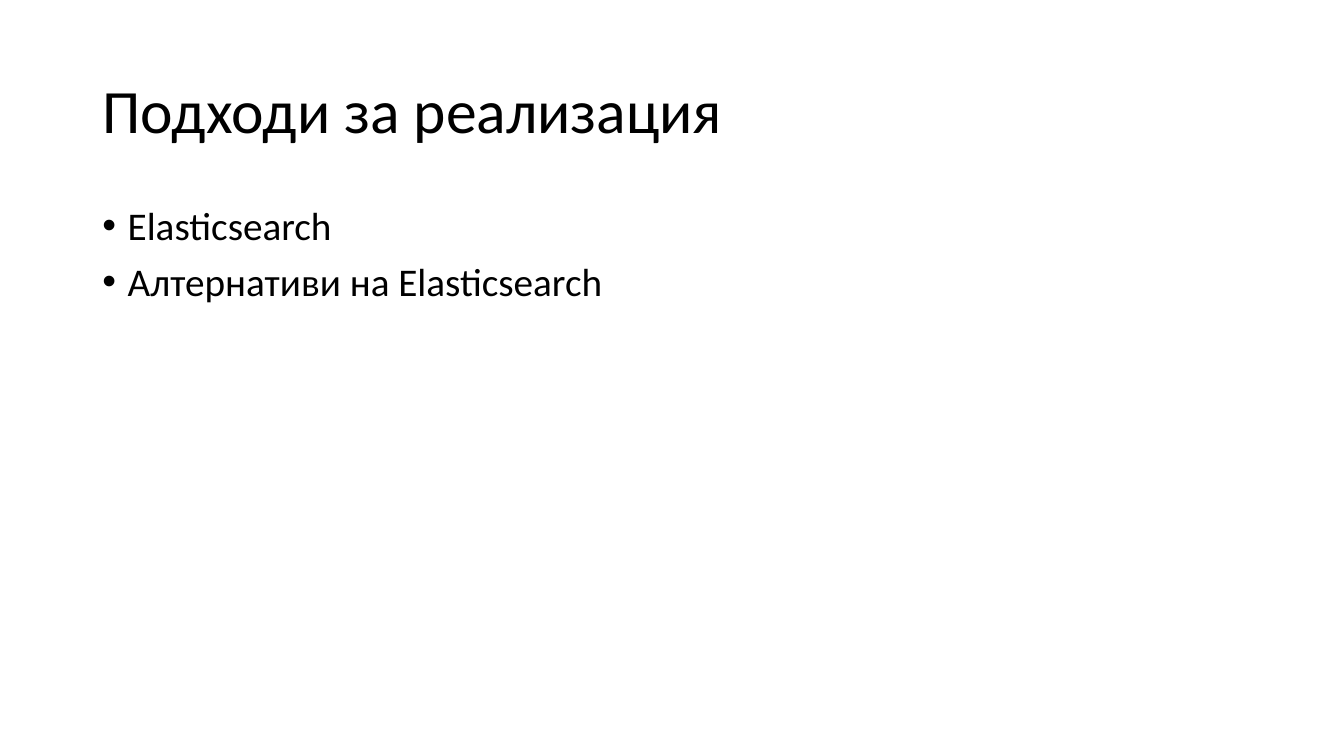
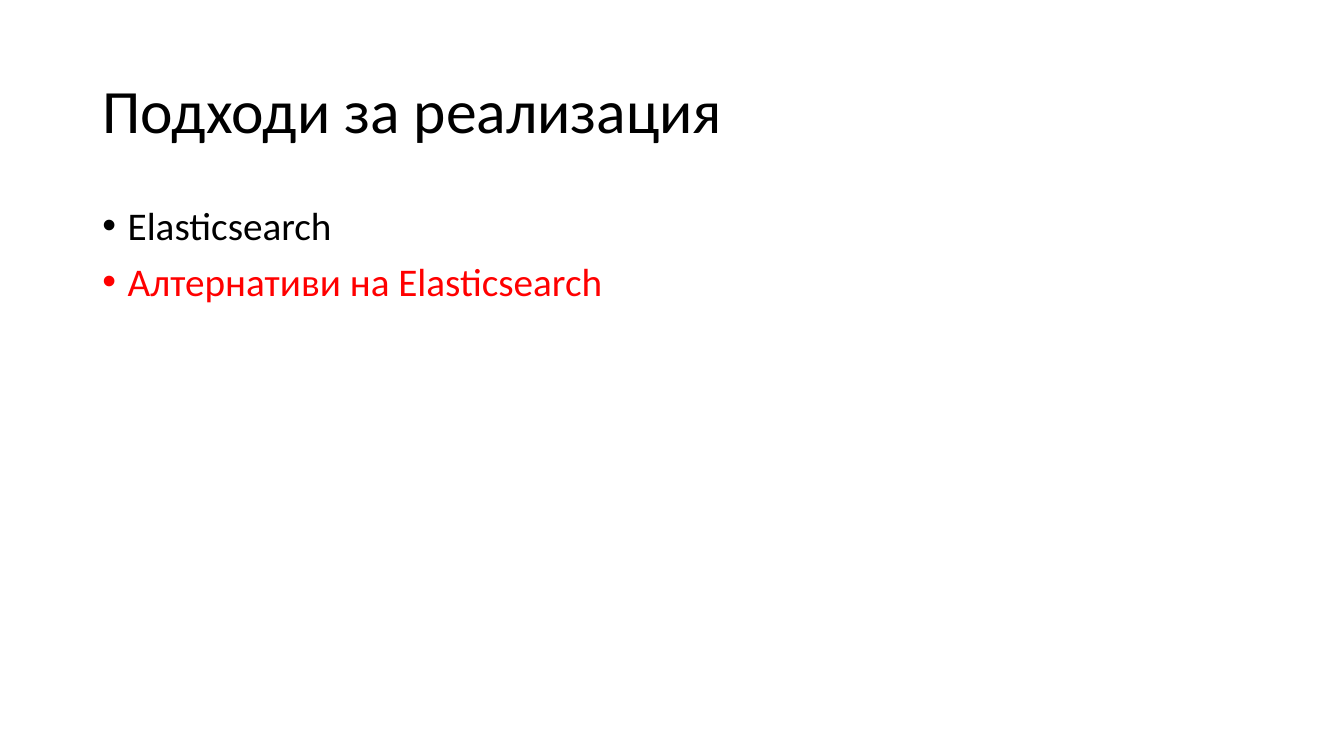
Before and after one commit to ivanovx/fmi-informational-retrieval, a slide deck: slide 3 of Проект.pptx (slide 4 before the commit). Drawn at 1344x756 pixels with LibreOffice and Linux fonts; fonts in the diff are those of the drawing. Boxes give left, top, right and bottom in pixels: in the first picture for what was removed or moved away, otherwise in the second. Text is boxed around its words. In the diff, an @@ line names an element or a change of style, - is before the commit and + after.

```diff
--- a/Проект.pptx
+++ b/Проект.pptx
@@ text at <box>128,268,602,303</box>: text colour #000000 to #FF0000 in "Алтернативи на Elasticsearch" @@
```
Also in this commit, not shown: 4 other slides changed, 2 slides removed.
